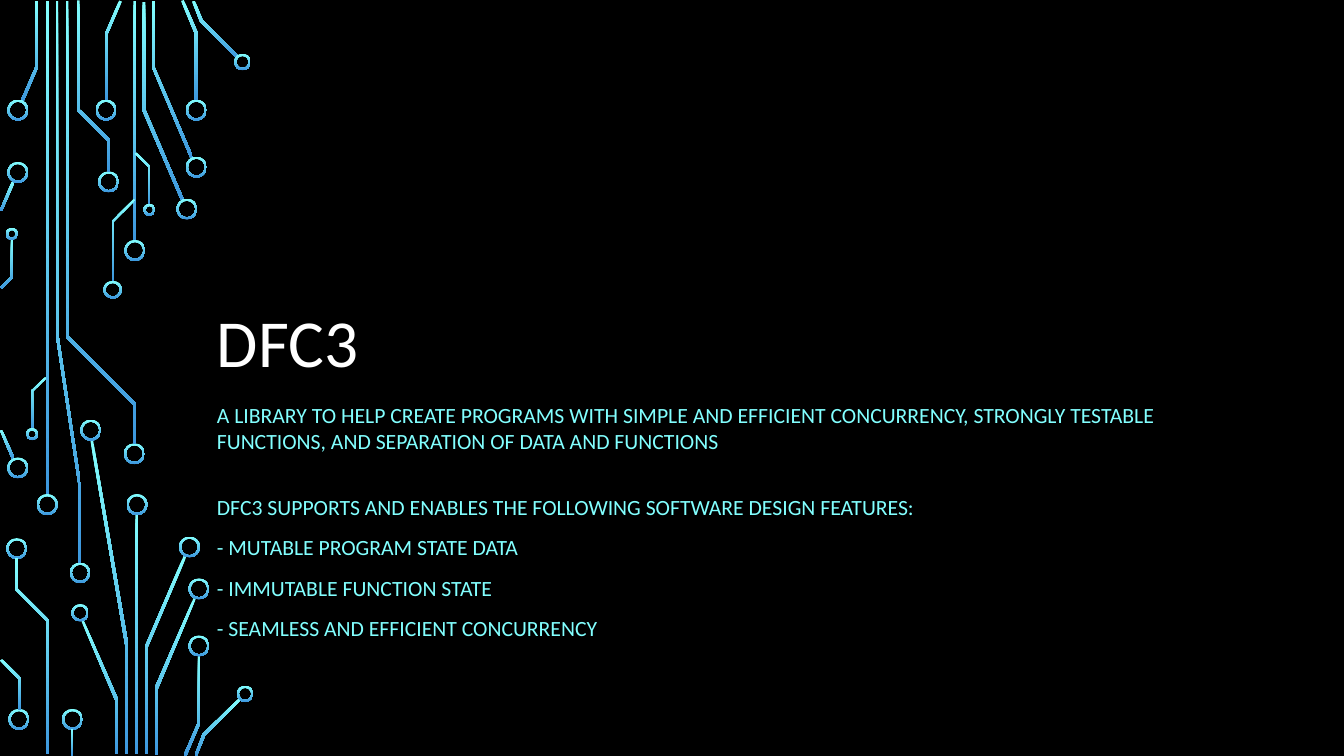
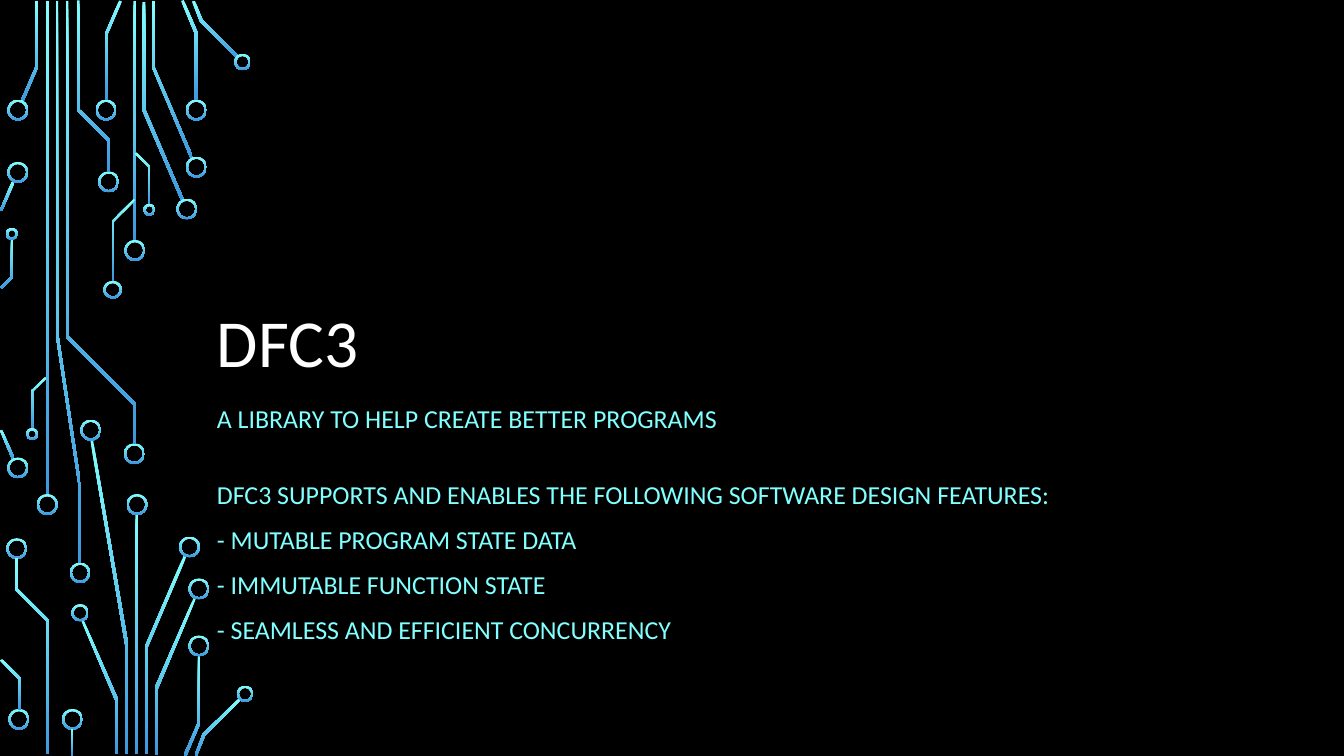
Before and after one commit to durandaltheta/3, a slide deck: slide 1 of DFC3.pptx. Drawn at 1344x756 pixels with LibreOffice and Linux fonts; fonts in the diff are those of the drawing; background and template pictures are left out. Boxes give left, top, right and bottom in pixels: in the first picture for what was removed or moved away, otherwise in the second. Text is boxed around its words. In the diff, an @@ line names an element or a change of style, - is before the commit and + after.

Commit message:
more fixes to powerpoint again2

```diff
--- a/DFC3.pptx
+++ b/DFC3.pptx
@@ subtitle at (x1=217, y1=411, x2=717, y2=428): text changed; size 15.5 to 18.5 pt @@
-A LIBRARY TO HELP CREATE PROGRAMS WITH SIMPLE AND EFFICIENT CONCURRENCY, STRONGLY TESTABLE FUNCTIONS, AND SEPARATION OF DATA AND FUNCTIONS
+A LIBRARY TO HELP CREATE BETTER PROGRAMS
@@ subtitle at (x1=217, y1=487, x2=1049, y2=639): size 15.5 to 18.5 pt in "DFC3 SUPPORTS AND ENABLES THE FOLLOWING SOFTWARE ...", "- MUTABLE PROGRAM STATE DATA", "- IMMUTABLE FUNCTION STATE", "- SEAMLESS AND EFFICIENT CONCURRENCY" @@
```
